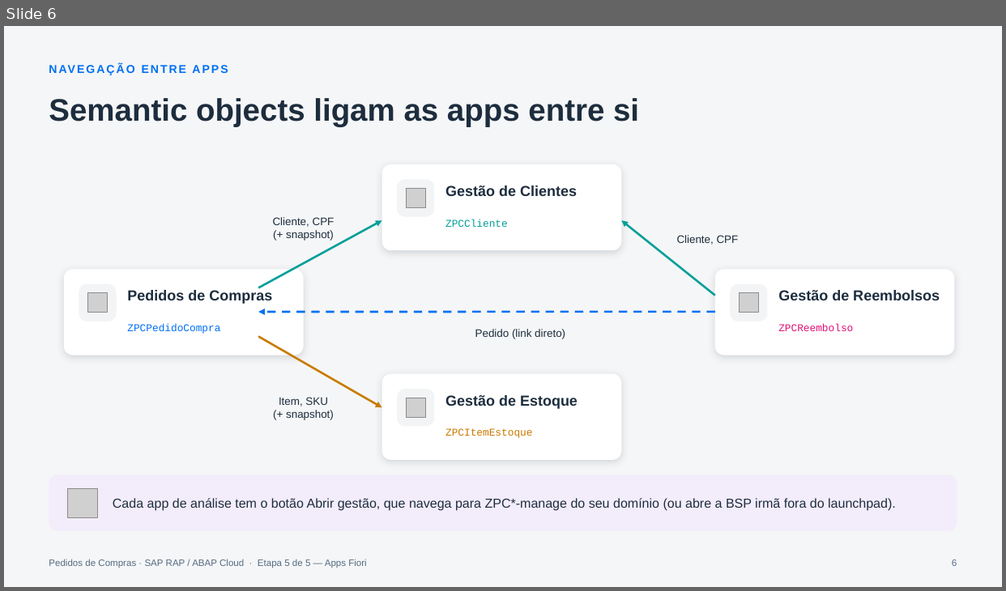
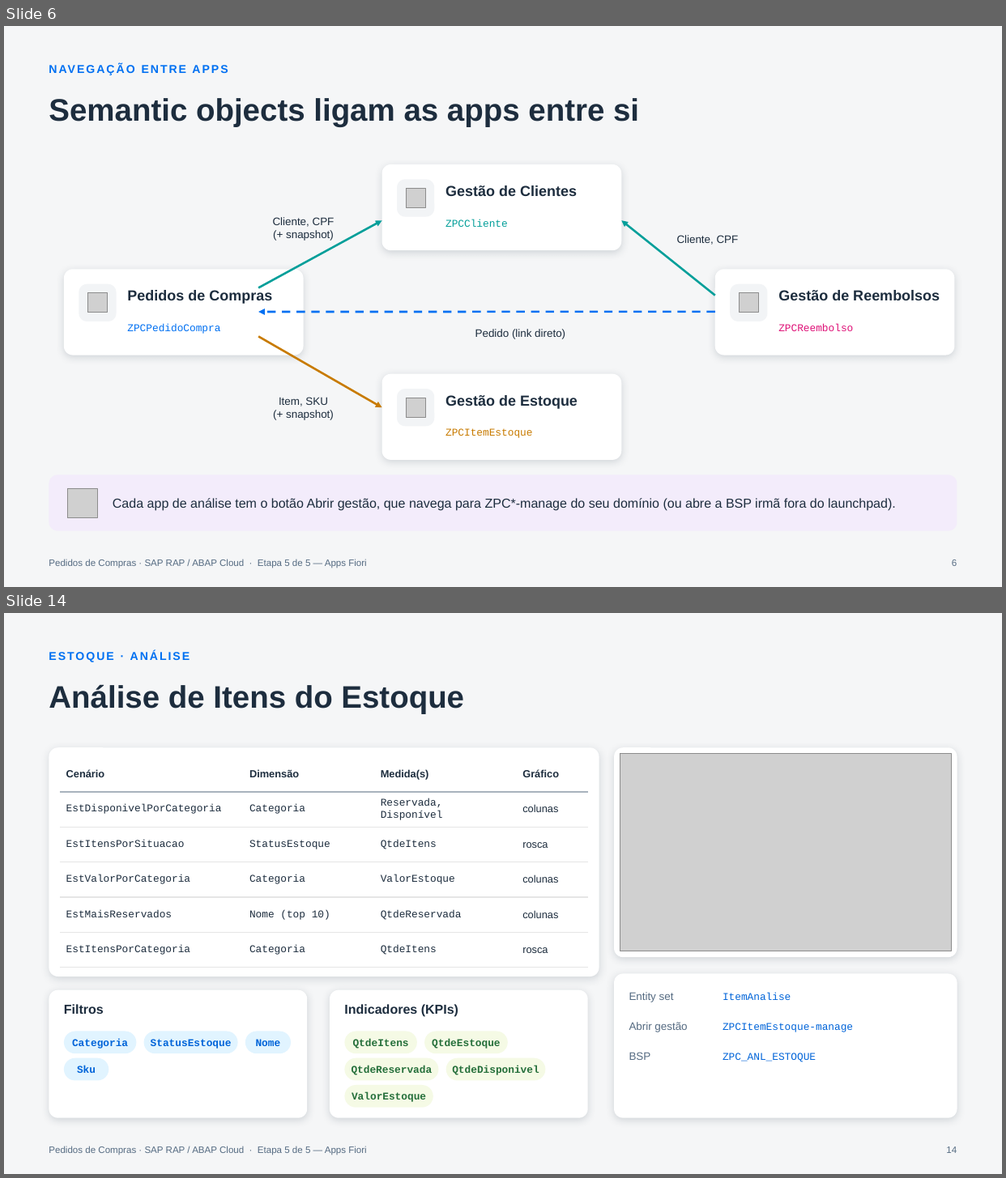
Before and after one commit to AdrianoBispo/sap-abap-rap-pedidos-de-compras-app, a slide deck: docs/apresentacoes/05-apps-fiori.pptx. Shown one above the other, each under a label of ours: slide 6 before the commit, slides 6 and 14 after it; the slides between them are not shown. The pictures are 1006x591 and 1006x1178 pixels, drawn with LibreOffice and Linux fonts; fonts in the diff are those of the drawing; grey boxes stand for pictures. Boxes give left, top, right and bottom in pixels: in the first picture for what was removed or moved away, otherwise in the second. Text is boxed around its words. In the diff, an @@ line names an element or a change of style, - is before the commit and + after.

```diff
--- a/docs/apresentacoes/05-apps-fiori.pptx
+++ b/docs/apresentacoes/05-apps-fiori.pptx
@@ slide 14 added at bbox=[4, 613, 1002, 1174], background #F5F6F7; not listed: 1 template element that a slide beside it also shows @@
@@ text added at bbox=[49, 651, 190, 662], 11 pt, text #0070F2, bold @@
+ESTOQUE · ANÁLISE
@@ title added at bbox=[49, 684, 464, 713], 30 pt, text #1D2D3E, bold @@
+Análise de Itens do Estoque
@@ rounded rectangle added at bbox=[49, 747, 599, 977], fill #FFFFFF @@
@@ table added at bbox=[60, 756, 588, 958], 6 rows, 4 columns @@
+Cenário | Dimensão | Medida(s) | Gráfico
+EstDisponivelPorCategoria | Categoria | Reservada, Disponível | colunas
+EstItensPorSituacao | StatusEstoque | QtdeItens | rosca
+EstValorPorCategoria | Categoria | ValorEstoque | colunas
+EstMaisReservados | Nome (top 10) | QtdeReservada | colunas
+EstItensPorCategoria | Categoria | QtdeItens | rosca
@@ rounded rectangle added at bbox=[614, 747, 957, 957], fill #FFFFFF @@
@@ picture added at bbox=[620, 754, 951, 952] @@
@@ rounded rectangle added at bbox=[614, 973, 957, 1118], fill #FFFFFF @@
@@ rounded rectangle added at bbox=[49, 990, 307, 1118], fill #FFFFFF @@
@@ rounded rectangle added at bbox=[330, 990, 588, 1118], fill #FFFFFF @@
@@ text added at bbox=[629, 992, 674, 1003], 10.5 pt, text #556B82 @@
+Entity set
@@ text added at bbox=[722, 993, 791, 1000], 10 pt, text #0064D9 @@
+ItemAnalise
@@ text added at bbox=[64, 1004, 104, 1014], 12.5 pt, text #1D2D3E, bold @@
+Filtros
@@ text added at bbox=[344, 1004, 458, 1017], 12.5 pt, text #1D2D3E, bold @@
+Indicadores (KPIs)
@@ text added at bbox=[629, 1022, 687, 1033], 10.5 pt, text #556B82 @@
+Abrir gestão
@@ text added at bbox=[722, 1023, 853, 1033], 10 pt, text #0064D9 @@
+ZPCItemEstoque-manage
@@ rounded rectangle added at bbox=[64, 1032, 137, 1054], fill #E1F4FF, 10 pt, text #0064D9, bold @@
+Categoria
@@ rounded rectangle added at bbox=[144, 1032, 238, 1054], fill #E1F4FF, 10 pt, text #0064D9, bold @@
+StatusEstoque
@@ rounded rectangle added at bbox=[245, 1032, 291, 1054], fill #E1F4FF, 10 pt, text #0064D9, bold @@
+Nome
@@ rounded rectangle added at bbox=[345, 1032, 417, 1054], fill #F5FAE5, 10 pt, text #256F3A, bold @@
+QtdeItens
@@ rounded rectangle added at bbox=[424, 1032, 508, 1054], fill #F5FAE5, 10 pt, text #256F3A, bold @@
+QtdeEstoque
@@ rounded rectangle added at bbox=[64, 1059, 108, 1081], fill #E1F4FF, 10 pt, text #0064D9, bold @@
+Sku
@@ rounded rectangle added at bbox=[345, 1059, 439, 1081], fill #F5FAE5, 10 pt, text #256F3A, bold @@
+QtdeReservada
@@ rounded rectangle added at bbox=[446, 1059, 546, 1081], fill #F5FAE5, 10 pt, text #256F3A, bold @@
+QtdeDisponivel
@@ text added at bbox=[629, 1052, 651, 1060], 10.5 pt, text #556B82 @@
+BSP
@@ text added at bbox=[722, 1053, 816, 1063], 10 pt, text #0064D9 @@
+ZPC_ANL_ESTOQUE
@@ rounded rectangle added at bbox=[345, 1085, 433, 1108], fill #F5FAE5, 10 pt, text #256F3A, bold @@
+ValorEstoque
@@ page number added at bbox=[946, 1147, 957, 1153], 9 pt, text #556B82 @@
+14
```
Also in this commit, not shown: 7 slides changed, 15 other slides added, 3 slides removed.
